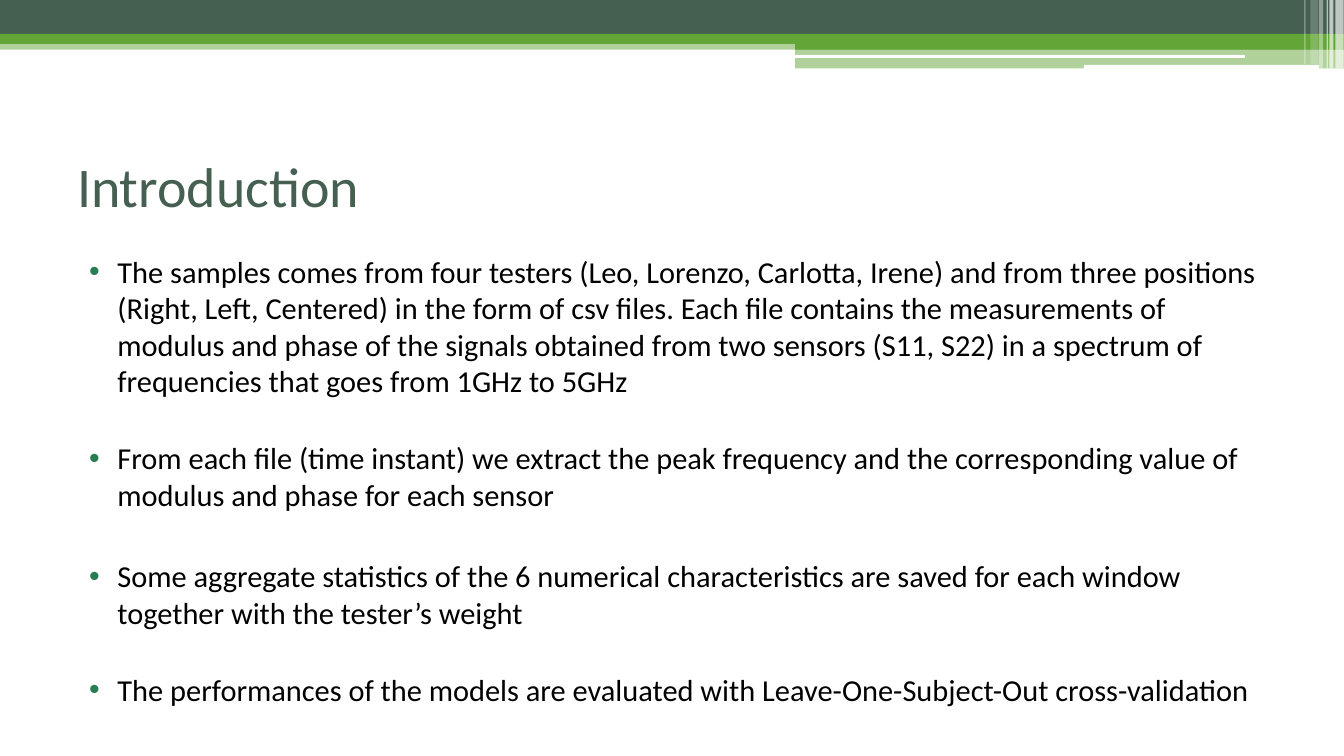
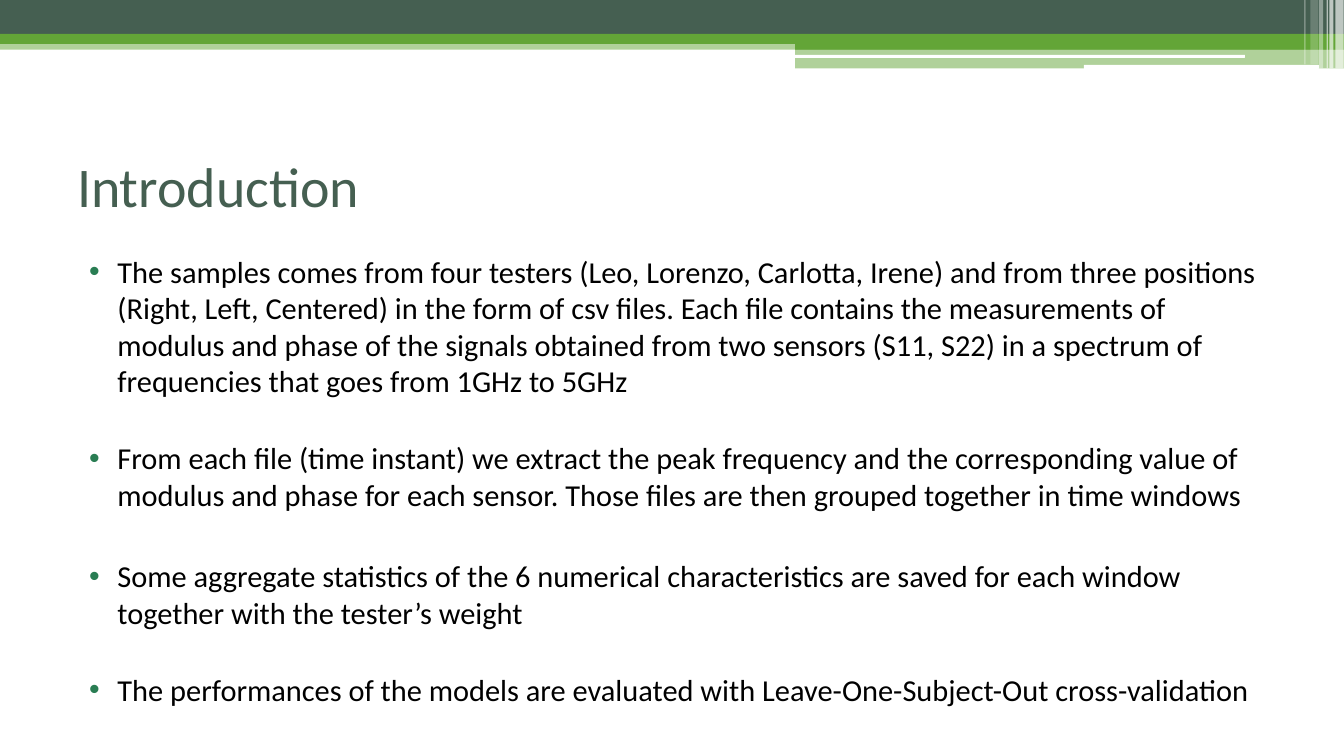
Before and after one commit to EmanueleTinghi/Data-Mining-Project, a slide deck: slide 2 of Docs/Presentation.pptx. Drawn at 1344x756 pixels with LibreOffice and Linux fonts; fonts in the diff are those of the drawing. Boxes give left, top, right and bottom in pixels: in the first picture for what was removed or moved away, otherwise in the second. Text is boxed around its words. In the diff, an @@ line names an element or a change of style, - is before the commit and + after.

```diff
--- a/Docs/Presentation.pptx
+++ b/Docs/Presentation.pptx
@@ text at (117, 447, 1241, 512): text changed @@
-• From each file (time instant) we extract the peak frequency and the corresponding value of modulus and phase for each sensor
+• From each file (time instant) we extract the peak frequency and the corresponding value of modulus and phase for each sensor. Those files are then grouped together in time windows
```
